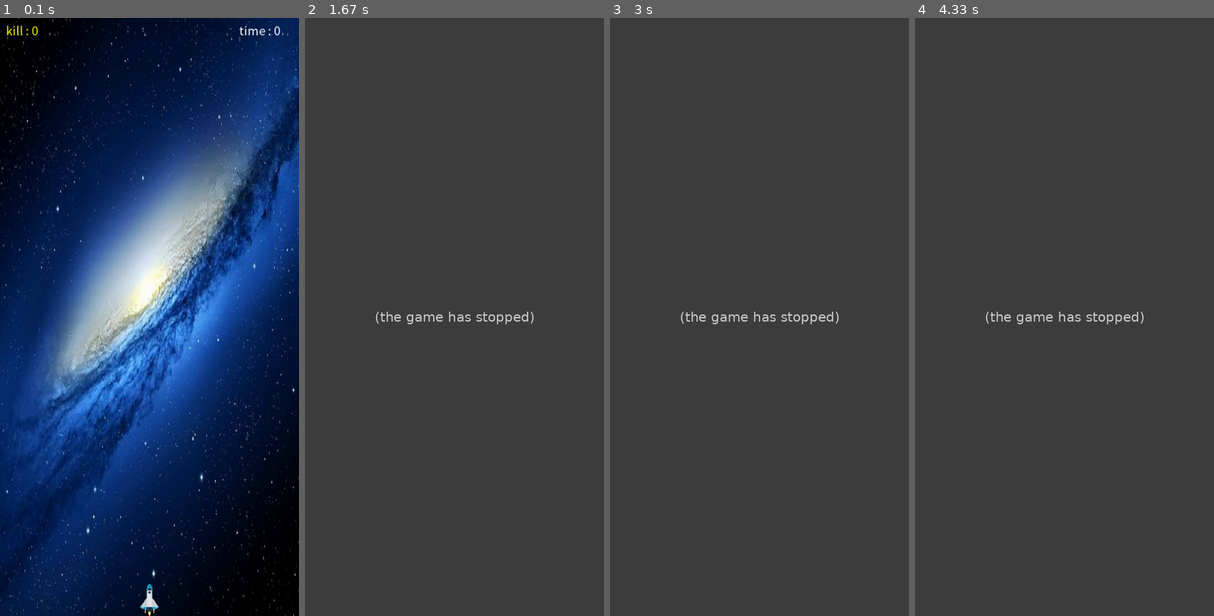
Above: before the commit, frames 1-4 (left to right).
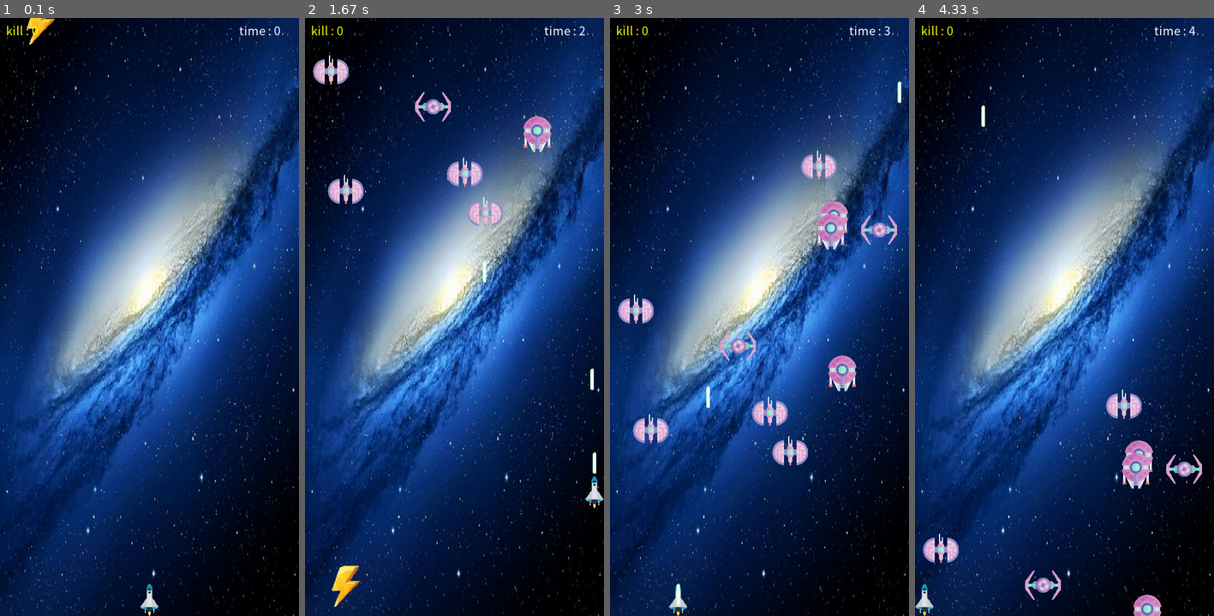
Above: after the commit, the same moments.

Repository: KROOKIMWOOBIN/pygame-spaceship
Game: pygame game, started from Python2023_Game.py
The game is run twice, just before and just after one commit, with the same random seed, the same clock (stepped at 60 frames per second) and the same inputs.
Inputs:
- Up to frame 1 (0.1 s): no input
- Up to frame 2 (1.67 s): tap Space at 0.33, 0.73, 1.03, 1.23, 1.57 s; hold Right 0.67-1.13 s; hold Up 1.17-1.47 s; hold Right from 1.5 s (still down)
- Up to frame 3 (3 s): tap Space at 1.87, 2.07, 2.37, 2.63, 2.97 s; release Right at 1.97 s; hold Left 2-2.53 s; hold Down 2.57-2.87 s; hold Left from 2.9 s (still down)
- Up to frame 4 (4.33 s): tap Space at 3.27 s; release Left at 3.3 s

The runs differ from the first frame. In frame 1, 0.2% of the frame differs, in the area x 6-19%, y 0-5%; in frame 2, 100%; in frame 3, 100%, in the area x 0-100%, y 0-100%; in frame 4, 100%.
Error before the commit: NameError: name 'entity_position' is not defined (Python2023_Game.py line 114); the game stopped at 1.22 s (later frames are placeholders)

Commit message:
Big Update

Diff:
--- a/Python2023_Game.py
+++ b/Python2023_Game.py
@@ -44,7 +44,7 @@
 obstacle_size = [100, 100]
 obstacle_speed = 5
 
-hit_effect_size = [30, 30]
+hit_effect_size = [35, 35]
 
 
 class Element:
@@ -59,7 +59,7 @@
         self.image = ""
         self.x = x
         self.y = y
-        self.rect = ""
+        self.rect = None
         self.hp = 0
 
     def load(self, name=""):
@@ -67,13 +67,17 @@
             self.image = pygame.image.load(DIRIMG + "player.png")
             self.image = pygame.transform.scale(self.image, player_size)
             self.rect = self.image.get_rect()
-            self.x = self.rect.x = size[0] / 2 - player_size[0] / 2
-            self.y = self.rect.y = size[1] * (3 / 2) - player_size[1] / 2
+            self.rect.width = player_size[0]
+            self.rect.height = player_size[1]
+            self.rect.x = self.rect.x = size[0] / 2 - player_size[0] / 2
+            self.rect.y = self.rect.y = size[1] * (3 / 2) - player_size[1] / 2
 
         elif name == "monster" :
             self.image = pygame.image.load(DIRIMG + random.choice(self.monster_img))
-            self.rect = self.image.get_rect()
             self.image = pygame.transform.scale(self.image, monster_size)
+            self.rect = self.image.get_rect()
+            self.rect.width = monster_size[0]
+            self.rect.height = monster_size[1]
             self.rect.x = random.randrange(0, size[0] - monster_size[0])
             self.rect.y = random.randrange(size[1] * -1, -monster_size[1])
             self.hp = 3
@@ -82,22 +86,26 @@
                 speed = 15
             self.dy = random.randint(5, speed)
         elif name == "boss":
-            self.image = pygame.image.load(DIRIMG + boss_img[0])
+            self.image = pygame.image.load(DIRIMG + self.boss_img[0])
             self.image = pygame.transform.scale(self.image, boss_size)
             self.rect = self.image.get_rect()
+            self.rect.width = boss_size[0]
+            self.rect.height = boss_size[1]
             self.rect.x = self.x
             self.rect.y = self.y
             self.hp = 100
         elif name == "laser":
-            self.image = pygame.image.load(DIRIMG + 'laser01.png')
+            self.image = pygame.image.load(DIRIMG + self.laser_img[0])
             self.image = pygame.transform.scale(self.image, laser_size)
             self.rect = self.image.get_rect()
             self.rect.x = self.x
             self.rect.y = self.y
         elif name == "item":
-            self.image = pygame.image.load(DIRIMG + "boost_item.png")
-            self.image = pygame.transform.scale(self.image, laser_size)
-            self.rect = self.image.get_rect()
+            self.image = pygame.image.load(DIRIMG + self.item_img[0])
+            self.image = pygame.transform.scale(self.image, item_size)
+            self.rect = self.image.get_rect()
+            self.rect.width = item_size[0]
+            self.rect.height = item_size[1]
             self.rect.x = random.randrange(0, size[0] - item_size[0])
             self.rect.y = -item_size[1]
         elif name == "obstacle":
@@ -110,13 +118,11 @@
             self.image = pygame.image.load(DIRIMG + "hit_effect.png")
             self.image = pygame.transform.scale(self.image, hit_effect_size)
             self.rect = self.image.get_rect()
-
-            min_x = entity_position[0]
-            max_x = entity_position[0] + entity_size[0] - laser_size[0]
-            min_y = entity_position[1]
-            max_y = entity_position[1] + entity_size[1] - laser_size[1]
-            self.rect.x = random.uniform(min_x, max_x)
-            self.rect.y = random.uniform(min_y, max_y)
+            self.rect.width = hit_effect_size[0]
+            self.rect.height = hit_effect_size[1]
+            self.rect.x = self.x
+            self.rect.y = self.y
+            self.end_time = 0
 
     def draw_element(self):
         screen.blit(self.image, [self.rect.x, self.rect.y])
@@ -125,9 +131,6 @@
     def check_screen(self):
         self.rect.x = max(min(self.rect.x, size[0] - self.rect.width), 0)
         self.rect.y = max(min(self.rect.y, size[1] - self.rect.height), 0)
-
-    def is_expired(self):
-        return pygame.time.get_ticks() - self.start_time >= self.duration
 
 
 playing = 0
@@ -148,6 +151,8 @@
 
 # 총알
 m_list = [] # 총알 수
+laser_delay = 0
+
 item_list = [] # 아이템
 bm_list = [] # 보스 총알
 hit_effects = []  # 피격 효과 객체를 저장할 리스트 생성
@@ -185,42 +190,34 @@
     player.rect.y += player_speed * (keys[pygame.K_DOWN] - keys[pygame.K_UP])
     player.check_screen()
 
-    # 미사일 이동
+
+    # 레이저 장애물 충돌 이벤트
+    m_list = [i for i in m_list if not any(i.colliderect(k) for k in rock_list)]
+
+
+    # 화면에서 나간 미사일 지우기
+    m_list = [i for i in m_list if i.rect.y < size[1]]
+
+    # 레이저 이동
     for i in m_list:
         i.rect.y -= 10
-    # 화면에서 나간 미사일 지우기
-    m_list = [i for i in m_list if i.rect.y < size[1]]
-
-    # 미사일 나가기
+
+    # 레이저 나가기
     if keys[pygame.K_SPACE]:
-        if count % power == 0 :
+        if laser_delay == 0 :
             player_laser = Element(player.rect.x + player.rect.width / 2 - laser_size[0] / 2,
                                    player.rect.y)
             player_laser.load("laser")
             gun_sound.play()
 
             m_list.append(player_laser)
+            laser_delay = power
+
 
 
     # 입력, 시간에 따른 변화
     now_time = datetime.now()
     delta_time = round((now_time - start_time).total_seconds())
-
-    # 피격 효과 제거
-    hit_effects = [effect for effect in hit_effects if not effect.is_expired()]
-
-    # 보스 레이저 이동
-    for i in bm_list:
-        i.rect.x += 10
-
-    # 보스 레이저 발사
-    for boss in boss_list:
-        if count % 100 == 0:
-            boss_laser = Element(round(boss.x + boss.sx/2 - mm.sx/2), boss.y + boss.sy + 10)
-            bm_list.append(boss_laser)
-
-    # 보스 레이저 화면 밖으로 나갔을 때
-    bm_list = [i for i in bm_list if i.rect.y < size[1]]
 
 
     # 몬스터 생성
@@ -229,19 +226,43 @@
         monster.load("monster")
         a_list.append(monster)
 
-    # 아이템1
+    # 아이템
     if count % 1000 == 0 :
         item = Element(0, 0)
         item.load("item")
         item_list.append(item)
+
+    # 보스 레이저 이동
+    for i in bm_list:
+        i.rect.y += 10
+        if i.rect.colliderect(player.rect):
+            playing = 1
+
+    # 보스 레이저 발사
+    for boss in boss_list:
+        if count % 100 == 0:
+            boss_laser = Element(boss.rect.x + boss.rect.width / 2 - laser_size[0] / 2, boss.rect.y)
+            boss_laser.load("laser")
+            boss_laser.rect.width = laser_size[0] * 3
+            boss_laser.rect.height = laser_size[1] * 3
+            bm_list.append(boss_laser)
+
+    # 보스 레이저 화면 밖으로 나갔을 때
+    bm_list = [i for i in bm_list if i.rect.y < size[1]]
+
+    # 보스 이동
+    for bs in boss_list :
+        bs.rect.x = player.rect.x + player.rect.width / 2 - bs.rect.width / 2
+
     # 보스
     if count == 1000 : # 보스 생성시간 수정해야 됨
-        boss = Element(size[0] / 4, 40)
+        boss = Element(size[0] / 2, 40)
+        boss.load("boss")
         boss.hp = 100
         bhp = boss.hp
-        if not any(player.rect.colliderect(obj.rect) for obj in [player] + m_list + a_list + item_list + boss_list):
-            boss_list.append(aa)
+        boss_list.append(boss)
         background1 = pygame.image.load(DIRIMG + "스테이지2.png").convert_alpha()
+
 
     # 운석 생성하기
     if count % 10 == 0 and not any(rock.y > 0 and rock.y < size[1] for rock in rock_list):
@@ -258,27 +279,33 @@
             if (bm.rect.colliderect(player.rect)):
                 playing = 1
 
-    # 레이저 장애물 충돌 이벤트
-    m_list = [i for i in m_list if not any(i.colliderect(k) for k in rock_list)]
+
 
     # 몬스터 이동
     a_list = [monster for monster in a_list if monster.rect.y + monster_speed < size[1]]
     for monster in a_list:
         monster.rect.y += obstacle_speed
 
-    # 외계인 vs 미사일 충돌하는 경우 제거
+    # 외계인 vs 레이저 충돌
     for monster in a_list:
         for ls in m_list:
             if monster.rect.colliderect(ls.rect):
                 monster.hp -= 1
-                effect = Element(0, 0)
+                min_x = monster.rect.x
+                max_x = monster.rect.x + monster_size[0] - hit_effect_size[0]
+                min_y = monster.rect.y
+                max_y = monster.rect.y + monster_size[1] - hit_effect_size[1]
+                effect = Element(random.uniform(min_x, max_x), random.uniform(min_y, max_y))
                 effect.load("hit_effect")
+                effect.end_time = count + 5
                 hit_effects.append(effect)
                 # 피격 효과를 일정 시간 후에 사라지게 하기 위한 타이머 이벤트 추가
                 pygame.time.set_timer(pygame.USEREVENT + 2, 200, True)
-                # 레이저 배열 하나 제거
-                hit_effects.pop(0)
-
+    m_list = [i for i in m_list if not any(k.rect.colliderect(i.rect) for k in a_list)]
+
+    # 이펙트 제거
+    hit_effects = [i for i in hit_effects if count <= i.end_time]
+    kill += sum(1 for i in a_list if i.hp <= 0)
     a_list = [monster for monster in a_list if monster.hp > 0]
 
 
@@ -287,13 +314,17 @@
     for i in a_list:
         if i.rect.colliderect(player.rect):
             playing = 1
+
 
     # 아이템 이동 및 충돌 검사
     for i in item_list:
         i.rect.y += item_speed
         if i.rect.colliderect(player.rect):
             power = 10
-    item_list = [i for i in item_list if i.rect.y < size[1]]
+
+    # 아이템을 먹으면 아이템 없어지게
+    item_list = [i for i in item_list if not i.rect.colliderect(player.rect) and i.rect.y < size[1]]
+
 
     # 아이템 파워가 10일 때 아이템 카운트 증가
     if power == 10 :
@@ -309,23 +340,8 @@
     screen.blit(background1, (0, 0))
     player.draw_element()
 
-    for m in m_list:
-        m.draw_element()
-
-    for a in a_list:
-        a.draw_element()
-
-    for rock in rock_list:
-        rock.draw_element()
-
-    for item in item_list :
-        item.draw_element()
-
-    for bm in bm_list :
-        bm.draw_element()
-
-    for effect in hit_effects:
-        effect.draw_element()
+    for i in m_list + a_list + rock_list + item_list + bm_list + boss_list + hit_effects:
+        i.draw_element()
 
     # 텍스트 그리기
     # font = pygame.font.Font("C:/Windows/Fonts/ariblk.ttf")
@@ -341,6 +357,7 @@
     # FPS 설정
     clock.tick(60) # 1초에 60번 while문 반복
     count += 1
+    laser_delay -= 1 if laser_delay != 0 else 0
 
     # 업데이트
     pygame.display.flip()
Renamed: img/보스1.png -> img/boss01.png
